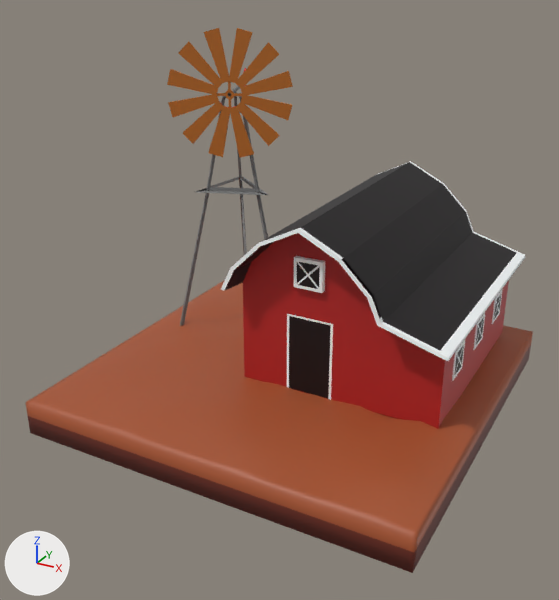
What one commit did to the FBX model Assets/Models/others/celeiro.fbx.
Rendered twice from a camera (50 mm lens) standing at (4.98, -9.77, 6.27) and looking at (-0.23, -0.3, 1.53). The axes (+X, +Y, +Z) are drawn at lower left. The lights are the same throughout. Where no turn or scale is listed for an object, it has been applied to the vertices.

In view in the first picture: 'celeiro', 'moinho', 'moinho.001', 'terreno'.
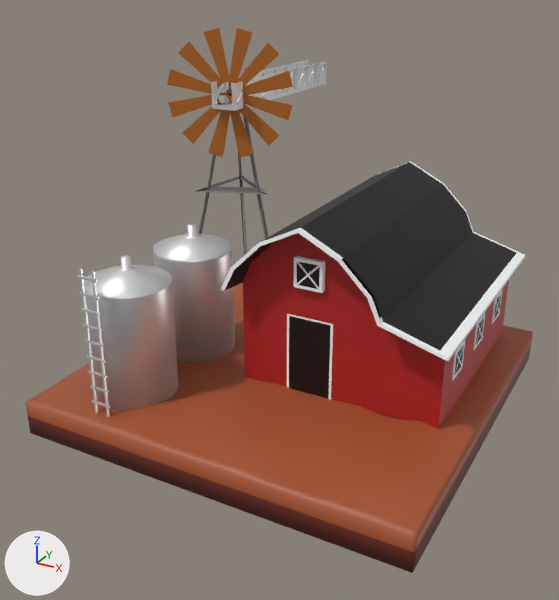
Where the change shows, as pixel boxes (x1, y1, x2, y2) in the pictures (559 x 600 px):
'Cylinder', added
    after: (84, 224, 235, 411)
'Cube', added
    after: (211, 60, 326, 111)
'Cube.002', added
    after: (78, 268, 110, 417)

The change, as a diff of the scene's bpy script:
```diff
--- a/Assets/Models/others/celeiro.fbx.py
+++ b/Assets/Models/others/celeiro.fbx.py
@@ mat_metal @@
+mat_metal = principled_material('metal')
+mat_metal.base_color = (0.8, 0.8, 0.8)  # white #e7e7e7
+mat_metal.metallic = 0.706
+mat_metal.roughness = 0.417
@@ me_cylinder @@
+me_cylinder.from_pydata(...)  # 384 vertices, 324 faces; spans x -0.62..0.62, y -2.22..0.62, z -0.62..1.58
+me_cylinder.materials.append(mat_metal)  # white #e7e7e7
@@ me_cube_009 @@
+me_cube_009.from_pydata(...)  # 240 vertices, 180 faces; spans x -0.15..0.15, y -0.02..0.02, z -0.12..2.25
+me_cube_009.materials.append(mat_metal)  # white #e7e7e7
@@ me_cube_010 @@
+me_cube_010.from_pydata(...)  # 382 vertices, 315 faces; spans x -0.2..0.2, y -0.2..3.02, z -0.2..0.2
+me_cube_010.materials.append(mat_metal)  # white #e7e7e7
@@ ob_cylinder @@
+ob_cylinder = bpy.data.objects.new('Cylinder', me_cylinder)
+ob_cylinder.location = (-1.73, -0.38, 0.94)
@@ ob_cube_002 @@
+ob_cube_002 = bpy.data.objects.new('Cube.002', me_cube_009)
+ob_cube_002.location = (-1.75, -2.74, 0.32)
@@ ob_cube @@
+ob_cube = bpy.data.objects.new('Cube', me_cube_010)
+ob_cube.location = (-1.65, 0.66, 4.35)
```
